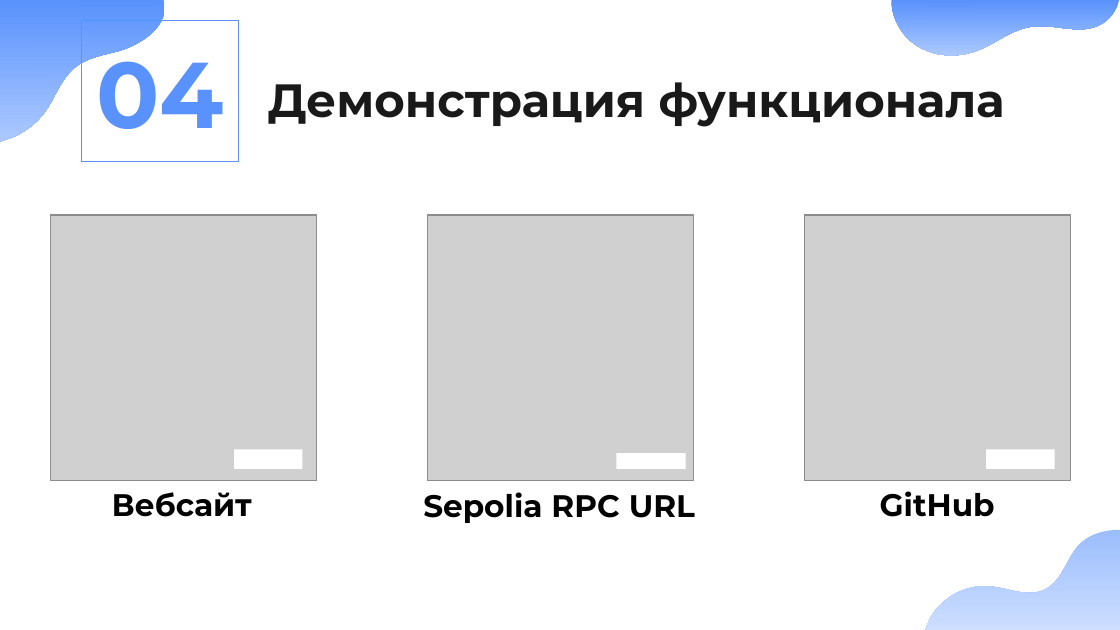
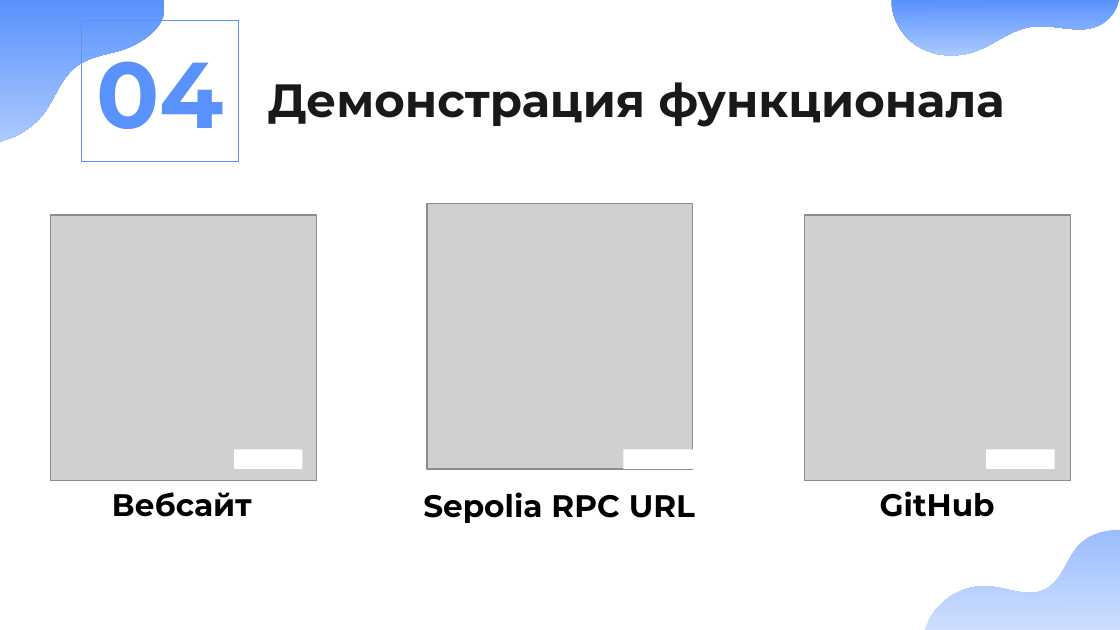
Before and after one commit to JktuJQ/Simulacrum, a slide deck: slide 11 of Simulacrum.pptx. Drawn at 1120x630 pixels with LibreOffice and Linux fonts; fonts in the diff are those of the drawing; grey boxes stand for pictures. Boxes give left, top, right and bottom in pixels: in the first picture for what was removed or moved away, otherwise in the second. Text is boxed around its words. In the diff, an @@ line names an element or a change of style, - is before the commit and + after.

```diff
--- a/Simulacrum.pptx
+++ b/Simulacrum.pptx
@@ picture: place and size @@
-picture at box(428, 215, 693, 480)
+picture at box(427, 203, 692, 468)
@@ rectangle: place and size @@
-rectangle at box(616, 454, 685, 469)
+rectangle at box(624, 449, 693, 469)
```
Also in this commit, not shown: 5 other files.
